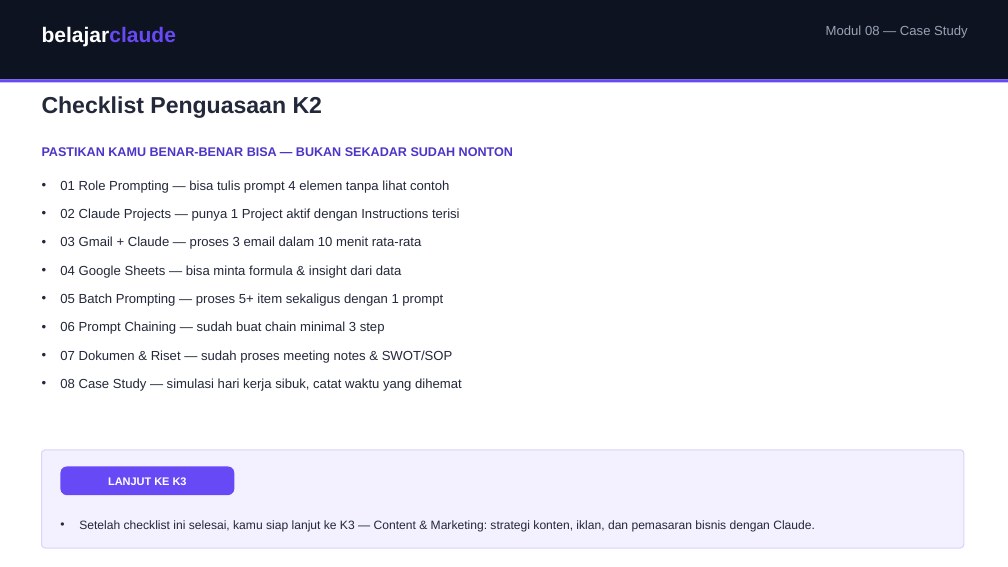
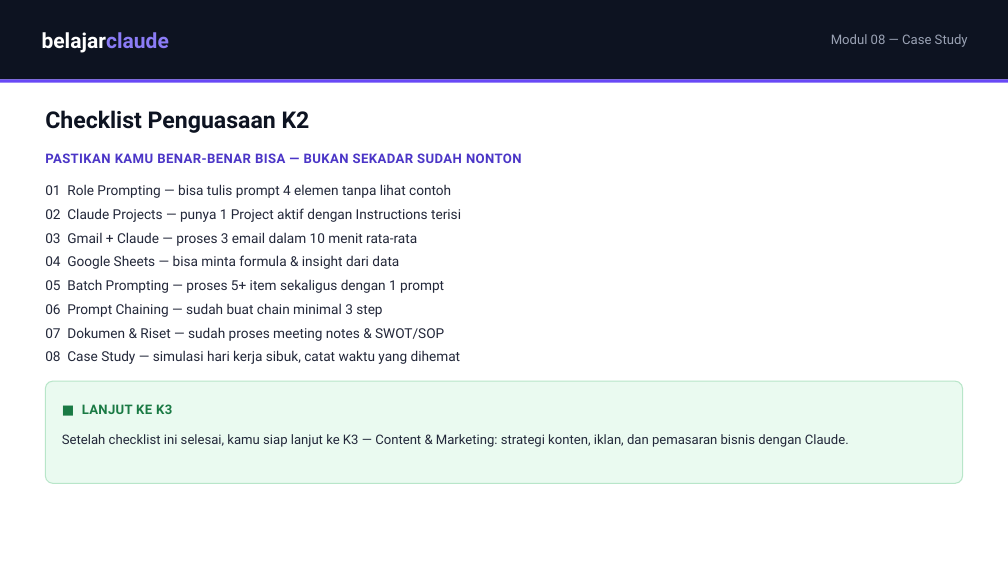
Before and after one commit to juliautomo/belajar-claude, a slide deck: slide 5 of K2-Produktivitas/M08-Case-Study/K2-M08-Case-Study.pptx. Drawn at 1008x567 pixels with LibreOffice and Linux fonts; fonts in the diff are those of the drawing. Boxes give left, top, right and bottom in pixels: in the first picture for what was removed or moved away, otherwise in the second. Text is boxed around its words. In the diff, an @@ line names an element or a change of style, - is before the commit and + after.

```diff
--- a/K2-Produktivitas/M08-Case-Study/K2-M08-Case-Study.pptx
+++ b/K2-Produktivitas/M08-Case-Study/K2-M08-Case-Study.pptx
@@ text "belajarclaude" at [42,32,169,53]: font Arial to Roboto; text colour #6849F6 to #8B7CF6 in "belajarclaude"; vertical alignment top to middle @@
@@ text "Modul 08 — Case Study": place and size @@
-text "Modul 08 — Case Study" at [826,25,967,38]
+text "Modul 08 — Case Study" at [831,34,968,47]
@@ text "Modul 08 — Case Study" at [831,34,968,47]: font Arial to Roboto; vertical alignment top to middle @@
@@ text "Checklist Penguasaan K2": place and size @@
-text "Checklist Penguasaan K2" at [42,96,323,118]
+text "Checklist Penguasaan K2" at [45,110,310,133]
@@ text "Checklist Penguasaan K2" at [45,110,310,133]: font Arial to Roboto, text colour #23283A to #0D1321; vertical alignment top to middle @@
@@ text "PASTIKAN KAMU BENAR-BENAR BISA — ..." at [45,153,522,163]: size 12 to 12.5 pt, font Arial to Roboto, letter spacing 0 to 0.4 pt; vertical alignment top to middle @@
@@ text "01 Role Prompting — bisa ..." at [45,184,461,364]: size 12.5 to 13 pt, font Arial to Roboto; bullet • to none; line spacing 1.2 to 1.45; less space between paragraphs @@
@@ rounded rectangle: place and size @@
-rounded rectangle at [42,450,964,548]
+rounded rectangle at [45,381,963,483]
@@ rounded rectangle at [45,381,963,483]: fill #F3F0FF to #EAFAF0; outline #DCD3FB 1 pt to #B8E6C9 1 pt; proportions changed @@
@@ text at [82,404,172,414]: text changed; size 10.5 to 12.5 pt; font Arial to Roboto; text colour #FFFFFF to #1A7A44 @@
-LANJUT KE K3
+■ LANJUT KE K3
@@ text "Setelah checklist ini selesai, kamu ...": place and size @@
-text "Setelah checklist ini selesai, kamu ..." at [79,520,815,532]
+text "Setelah checklist ini selesai, kamu ..." at [62,434,849,447]
@@ text "Setelah checklist ini selesai, kamu ..." at [62,434,849,447]: size 11.5 to 12.5 pt, font Arial to Roboto; bullet • to none; line spacing 1.4 to 1.3; less space between paragraphs @@
@@ rounded rectangle removed at [60,467,234,495] @@
```
Also in this commit, not shown: 4 other slides changed, 8 other files.
